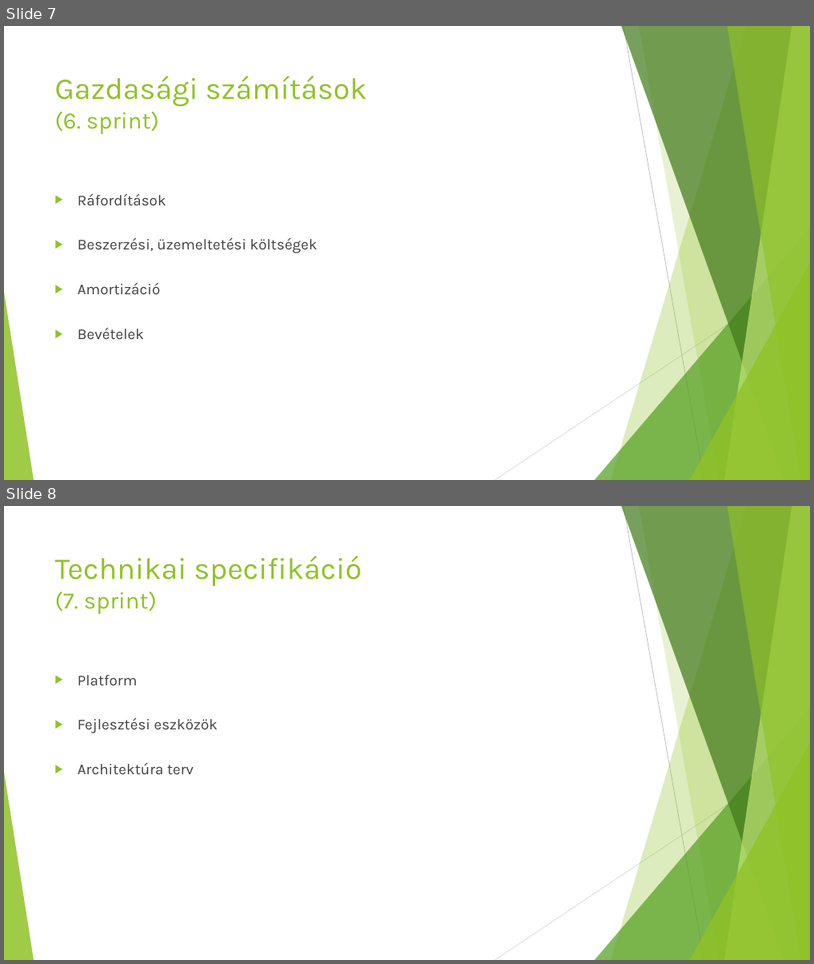
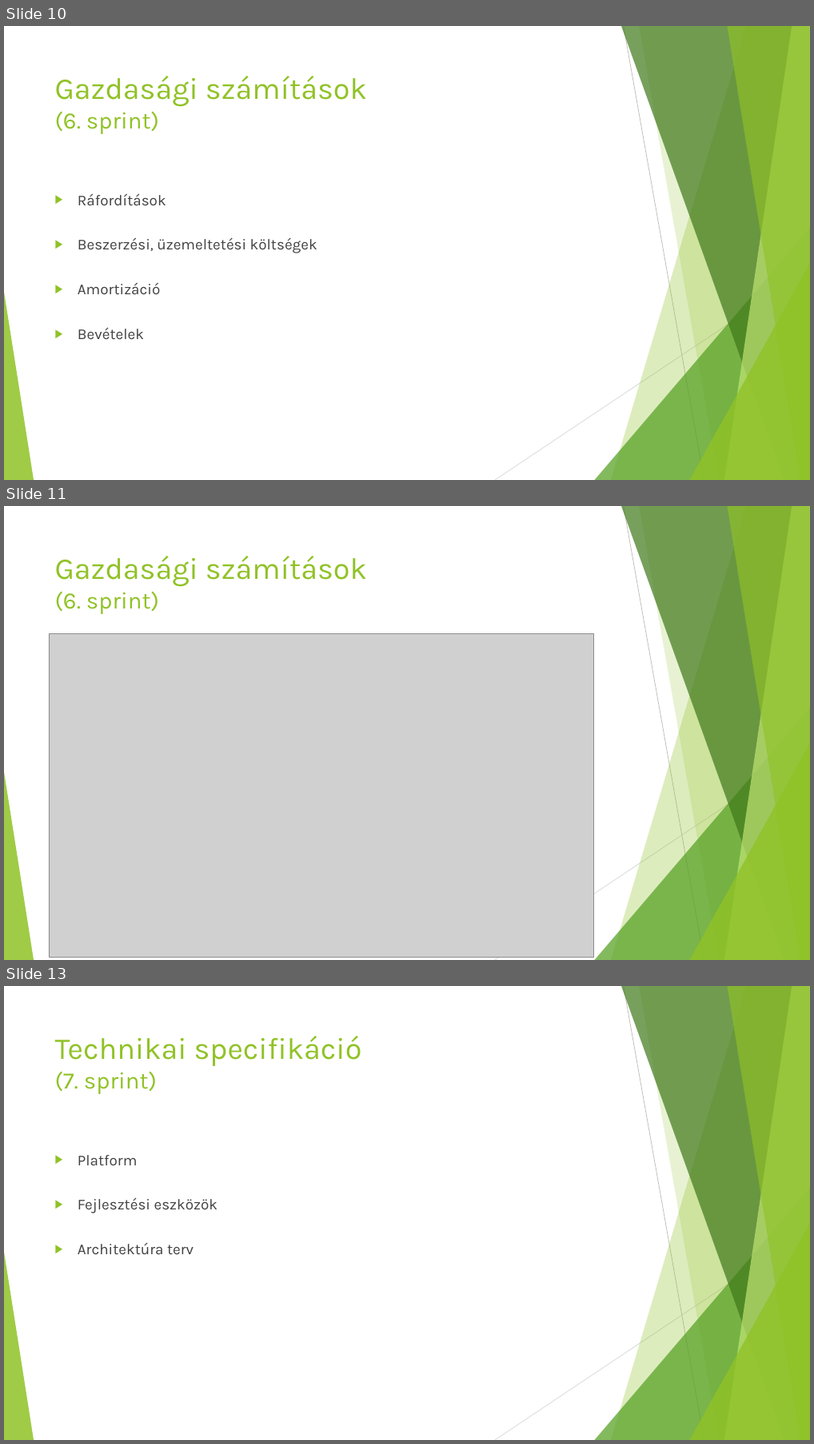
Before and after one commit to BotiD3/rejtely, a slide deck: Rejtély.pptx. Shown one above the other, each under a label of ours: slides 7 and 8 before the commit, slides 10, 11 and 13 after it; the slides between them are not shown. The pictures are 814x964 and 814x1444 pixels, drawn with LibreOffice and Linux fonts; fonts in the diff are those of the drawing; grey boxes stand for pictures. Boxes give left, top, right and bottom in pixels: in the first picture for what was removed or moved away, otherwise in the second. Text is boxed around its words. In the diff, an @@ line names an element or a change of style, - is before the commit and + after.

```diff
--- a/Rejtély.pptx
+++ b/Rejtély.pptx
@@ slide 11 added at <box>4,506,810,960</box>, background #FFFFFF; not listed: 10 template elements that a slide beside it also shows @@
@@ title added at <box>55,556,367,614</box>, 36 pt, text #90C226 @@
+Gazdasági számítások
+(6. sprint)
@@ picture added at <box>49,634,594,956</box> @@
@@ what was slide 7 is now slide 10 @@
@@ what was slide 8 is now slide 13 @@
```
Also in this commit, not shown: 4 slides changed, 7 other slides added, 2 other files.
